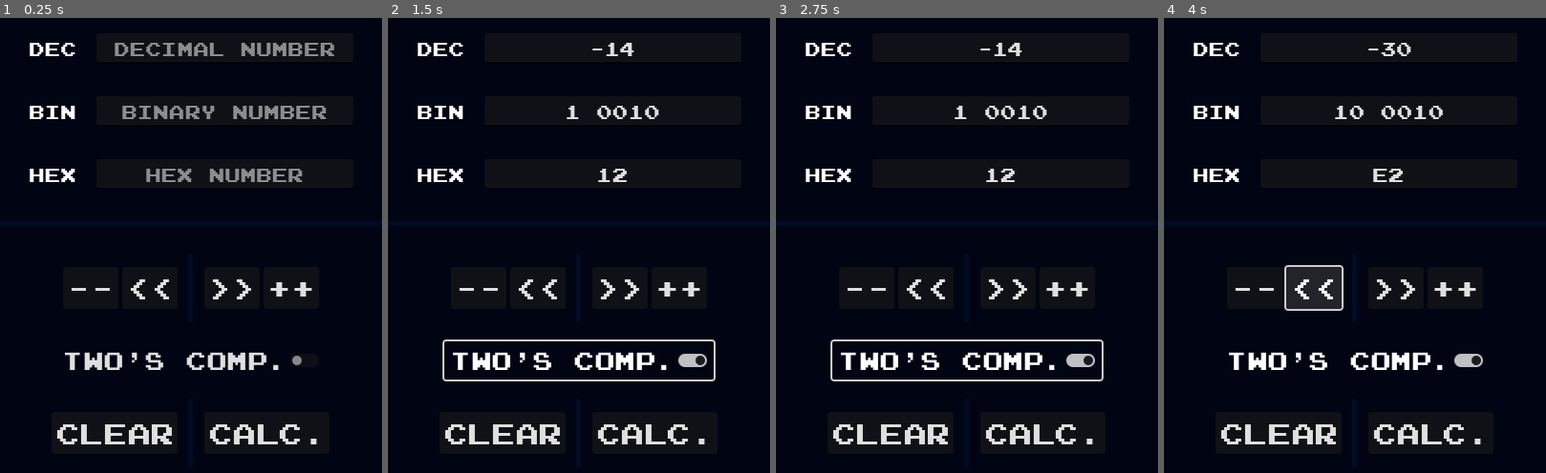
Above: before the commit, frames 1-4 (left to right).
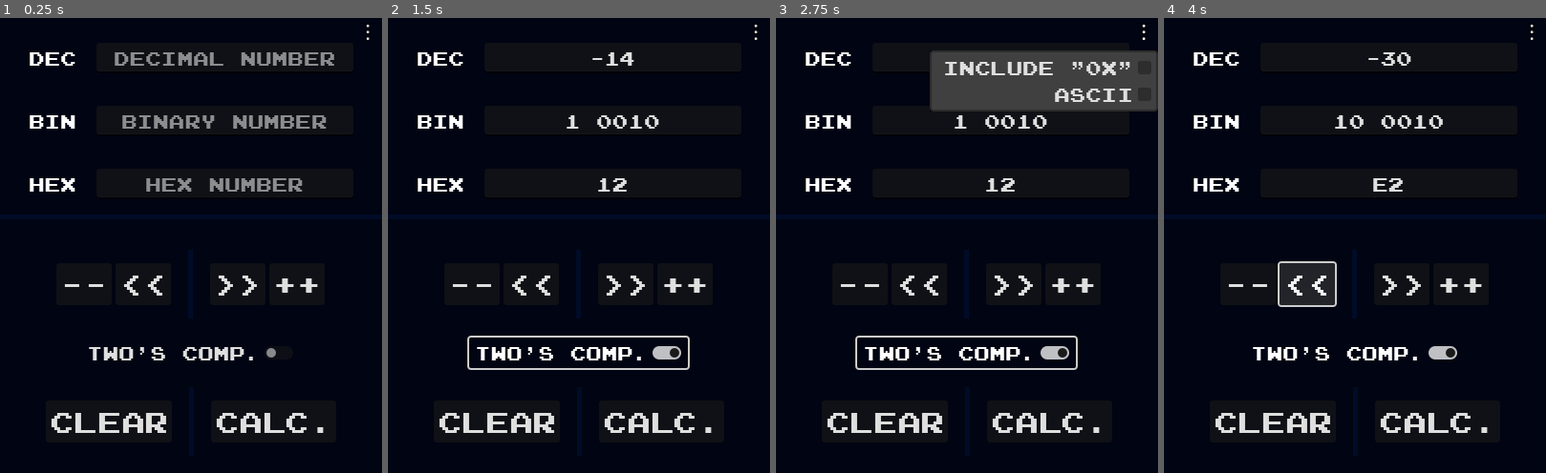
Above: after the commit, the same moments.

Repository: AlexZavor/HexBinDec
Game: Godot game, scene res://app.tscn
The game is run twice, just before and just after one commit, with the same random seed, the same clock (stepped at 60 frames per second) and the same inputs.
Inputs (mouse positions are in pixels of both pictures, inside the frame that each line leads up to):
- Up to frame 1 (0.25 s): no input
- Up to frame 2 (1.5 s): click (613, 172) at 0.52 s; type "12" at 0.6 s; click "Two's Comp." at 1.25 s
- Up to frame 3 (2.75 s): click (1142, 31) at 2 s, where only the run after the commit has a clickable "⋮"
- Up to frame 4 (4 s): click "--" at 2.75 s; click "<<" at 3.5 s

The runs differ from the first frame. In frame 1, 9.4% of the frame differs, in the area x 7-97%, y 1-94%; in frame 2, 7.4%; in frame 3, 15%, in the area x 7-100%, y 1-94%; in frame 4, 7.3%.

Commit message:
added options and ascii table

Diff:
--- a/app.gd
+++ b/app.gd
@@ -4,6 +4,9 @@
 @onready var binText = get_node("VBoxContainer/Binary Margin/HBoxContainer/Binary")
 @onready var hexText = get_node("VBoxContainer/Hex Margin/HBoxContainer/Hex")
 @onready var twoButt = get_node("VBoxContainer/Twos Margin/CenterContainer/Two Button")
+@onready var ascii = get_node("VBoxContainer/Twos Margin/CenterContainer/MarginContainer/Label")
+var menuButt
+var menu
 
 var twosComp = false
 
@@ -15,6 +18,26 @@
 	if(ProjectSettings.get_setting("global/pass_number") != 0):
 		decText.text = str(ProjectSettings.get_setting("global/pass_number"))
 		_on_decimal_text_changed(str(ProjectSettings.get_setting("global/pass_number")))
+
+
+func _on_menu_bar_ready():
+	menuButt = get_node("MenuBar")
+	menu = menuButt.get_popup()
+	menu.connect("index_pressed", Callable(self, "_on_menu_bar_select"))
+
+func _on_menu_bar_select(index):
+	match index:
+		0:		# hex prefix
+			var pre = ProjectSettings.get_setting("global/include_hex_prefix")
+			pre = !pre
+			menu.set_item_checked(0,pre)
+			ProjectSettings.set_setting("global/include_hex_prefix",pre)
+		1:		# Ascii table
+			var is_set = menu.is_item_checked(1)
+			menu.set_item_checked(1,!is_set)
+			ascii.get_parent().visible = !is_set
+	# Recalculate
+	_on_decimal_text_changed(decText.text)
 
 # Helper functions
 
@@ -161,8 +184,16 @@
 		for c in string:
 			string2 += invert_hex(c)
 		string = string2
-	#string = "0x"+string
+
+	if(ProjectSettings.get_setting("global/include_hex_prefix")):
+		string = "0x"+string
 	return string
+
+func setAscii(number):
+	if(char(number).is_empty()):
+		ascii.text = "Ascii\n⊠"
+	else:
+		ascii.text = "Ascii\n" + char(number)
 
 # text inputs
 
@@ -171,12 +202,14 @@
 		reset_overrides()
 		binText.text = eval_bin(new_text.to_int())
 		hexText.text = eval_hex(new_text.to_int())
+		setAscii(new_text.to_int())
 		if (new_text.to_int() < 0):
 			twoButt.button_pressed = true
 	else:
 		decText.add_theme_color_override("font_color", Color(1,0,0,1))
 		binText.text = ""
 		hexText.text = ""
+		setAscii(0)
 
 
 func _on_binary_text_changed(new_text):
@@ -190,10 +223,12 @@
 		else:
 			decText.text = str(new_text.bin_to_int())
 		hexText.text = eval_hex(new_text.bin_to_int())
+		setAscii(new_text.bin_to_int())
 	else:
 		binText.add_theme_color_override("font_color", Color(1,0,0,1))
 		decText.text = ""
 		hexText.text = ""
+		setAscii(0)
 
 
 func _on_hex_text_changed(new_text):
@@ -202,6 +237,7 @@
 	if new_text.is_valid_hex_number():
 		reset_overrides()
 		binText.text = eval_bin(new_text.hex_to_int())
+		setAscii(new_text.hex_to_int())
 		if(twosComp):
 			decText.text = str(eval_twos_bin(binText.text.replace(" ", "")))
 		else:
@@ -210,6 +246,7 @@
 		hexText.add_theme_color_override("font_color", Color(1,0,0,1))
 		decText.text = ""
 		binText.text = ""
+		setAscii(0)
 
 # Buttons
 
@@ -226,6 +263,7 @@
 		decText.text = str(binText.text.replace(" ", "").bin_to_int())
 		hexText.text = eval_hex(binText.text.replace(" ", "").bin_to_int())
 
+
 # Operations
 
 func _on_sub_pressed():
--- a/app.tscn
+++ b/app.tscn
@@ -1,7 +1,33 @@
-[gd_scene load_steps=3 format=3 uid="uid://dh3q6fqsekdbk"]
+[gd_scene load_steps=6 format=3 uid="uid://dh3q6fqsekdbk"]
 
 [ext_resource type="Theme" uid="uid://d32bll0a144cj" path="res://app.theme" id="1_8adg8"]
 [ext_resource type="Script" path="res://app.gd" id="1_wtixy"]
+
+[sub_resource type="StyleBoxFlat" id="StyleBoxFlat_qrmmv"]
+bg_color = Color(0, 0, 0.0862745, 1)
+border_width_left = 3
+border_width_top = 3
+border_width_right = 3
+border_width_bottom = 3
+border_color = Color(0.212305, 0.212305, 0.212305, 1)
+corner_radius_top_left = 6
+corner_radius_top_right = 6
+corner_radius_bottom_right = 6
+corner_radius_bottom_left = 6
+expand_margin_left = 4.0
+expand_margin_top = 4.0
+expand_margin_right = 4.0
+expand_margin_bottom = 4.0
+shadow_size = 4
+shadow_offset = Vector2(4, 4)
+
+[sub_resource type="SystemFont" id="SystemFont_n6vti"]
+font_names = PackedStringArray("Arial")
+
+[sub_resource type="Theme" id="Theme_pdjjs"]
+default_font = SubResource("SystemFont_n6vti")
+default_font_size = 24
+Label/styles/normal = SubResource("StyleBoxFlat_qrmmv")
 
 [node name="App" type="Control"]
 layout_mode = 3
@@ -100,14 +126,31 @@
 [node name="Twos Margin" type="MarginContainer" parent="VBoxContainer"]
 layout_mode = 2
 
-[node name="CenterContainer" type="CenterContainer" parent="VBoxContainer/Twos Margin"]
-layout_mode = 2
+[node name="CenterContainer" type="HBoxContainer" parent="VBoxContainer/Twos Margin"]
+layout_mode = 2
+alignment = 1
 
 [node name="Two Button" type="CheckButton" parent="VBoxContainer/Twos Margin/CenterContainer"]
 layout_mode = 2
 text = "Two's Comp."
 alignment = 1
 
+[node name="MarginContainer" type="MarginContainer" parent="VBoxContainer/Twos Margin/CenterContainer"]
+visible = false
+layout_mode = 2
+theme_override_constants/margin_left = 27
+theme_override_constants/margin_top = 0
+theme_override_constants/margin_right = 0
+theme_override_constants/margin_bottom = 0
+
+[node name="Label" type="Label" parent="VBoxContainer/Twos Margin/CenterContainer/MarginContainer"]
+custom_minimum_size = Vector2(65, 75)
+layout_mode = 2
+theme = SubResource("Theme_pdjjs")
+text = "Ascii
+⊠"
+horizontal_alignment = 1
+
 [node name="Buttons Margin" type="MarginContainer" parent="VBoxContainer"]
 layout_mode = 2
 
@@ -127,6 +170,24 @@
 [node name="Math" type="Button" parent="VBoxContainer/Buttons Margin/CenterContainer/HBoxContainer"]
 layout_mode = 2
 text = "Calc."
+
+[node name="MenuBar" type="MenuButton" parent="."]
+layout_direction = 3
+layout_mode = 1
+offset_right = 30.0
+offset_bottom = 38.0
+auto_translate = false
+theme = ExtResource("1_8adg8")
+theme_override_constants/outline_size = 4
+theme_override_font_sizes/font_size = 22
+text = "⋮"
+item_count = 2
+popup/item_0/text = "Include \"0x\""
+popup/item_0/checkable = 1
+popup/item_0/id = 0
+popup/item_1/text = "Ascii"
+popup/item_1/checkable = 1
+popup/item_1/id = 1
 
 [connection signal="text_changed" from="VBoxContainer/Decimal Margin/HBoxContainer/Decimal" to="." method="_on_decimal_text_changed"]
 [connection signal="text_changed" from="VBoxContainer/Binary Margin/HBoxContainer/Binary" to="." method="_on_binary_text_changed"]
@@ -138,3 +199,4 @@
 [connection signal="toggled" from="VBoxContainer/Twos Margin/CenterContainer/Two Button" to="." method="_on_two_button_toggled"]
 [connection signal="pressed" from="VBoxContainer/Buttons Margin/CenterContainer/HBoxContainer/Clear" to="." method="_on_clear_pressed"]
 [connection signal="pressed" from="VBoxContainer/Buttons Margin/CenterContainer/HBoxContainer/Math" to="." method="_on_math_pressed"]
+[connection signal="ready" from="MenuBar" to="." method="_on_menu_bar_ready"]
--- a/project.godot
+++ b/project.godot
@@ -30,6 +30,7 @@
 [global]
 
 pass_number=0
+include_hex_prefix=false
 
 [rendering]
 
Binary file changed: app.theme
